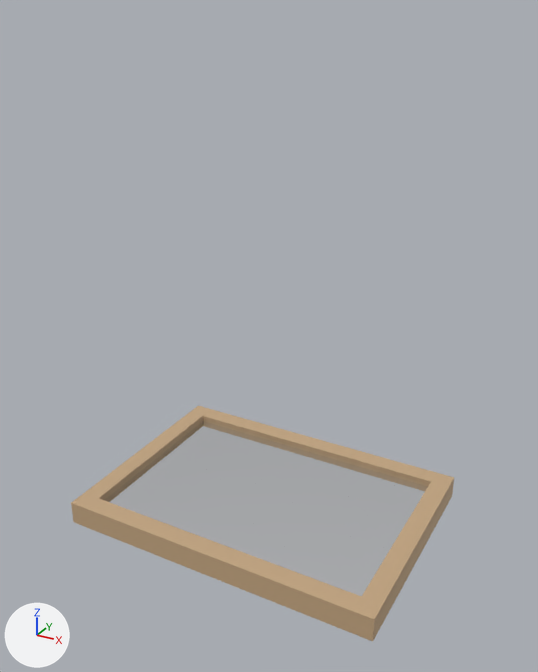
What one commit did to the glTF model assets/physics/plane-mirror/out/plane-mirror.glb.
Both versions are drawn from a 50 mm lens placed at (0.13, -0.235, 0.195), pointed at (0.003, -0.004, 0.08). Every picture has the same lights, and +X, +Y and +Z are marked at lower left. The picture after the commit comes second. Where no turn or scale is listed for an object, it has been applied to the vertices.

Names of what the first picture shows: 'plane-mirror-frame-bottom', 'plane-mirror-frame-left', 'plane-mirror-frame-right', 'plane-mirror-frame-top', 'plane-mirror-surface'.
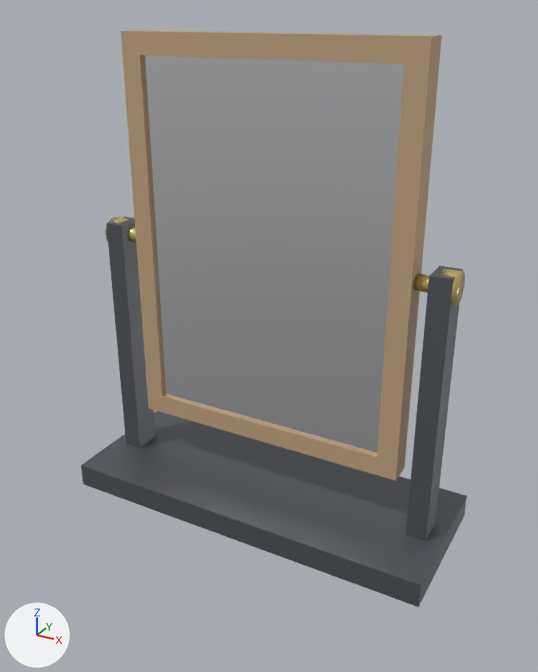
Pixel boxes (x1, y1, x2, y2) of what changed, in the pictures (538 x 672 px):
'plane-mirror-surface', moved, rescaled (19% narrower, 128% taller)
    before: (104, 421, 428, 596)
    after: (142, 55, 404, 455)
'plane-mirror-stand-base', added
    after: (81, 411, 467, 607)
'plane-mirror-frame-right', moved, rescaled (28% narrower, 177% taller)
    before: (362, 482, 449, 626)
    after: (377, 63, 439, 463)
'plane-mirror-frame-bottom', moved, rescaled
    before: (71, 493, 383, 641)
    after: (147, 392, 406, 481)
'plane-mirror-frame-top', moved, rescaled (22% wider, 64% shorter)
    before: (191, 406, 454, 505)
    after: (121, 30, 442, 65)
'plane-mirror-frame-left', moved, rescaled
    before: (85, 412, 203, 500)
    after: (123, 55, 164, 396)
'plane-mirror-support-arm-1', added
    after: (406, 266, 463, 541)
'plane-mirror-support-arm--1', added
    after: (106, 217, 155, 448)
'plane-mirror-knob-1', added (yellow)
    after: (441, 268, 465, 307)
'plane-mirror-pivot-stud-1', added
    after: (413, 273, 429, 293)
'plane-mirror-pivot-stud--1', added (mostly hidden)
    after: (127, 227, 136, 242)
'plane-mirror-knob--1', added
    after: (105, 217, 130, 241)

The change, as a list of edits to the scene's bpy script:
```text
Change ob_plane_mirror_surface:
    ob_plane_mirror_surface.location: (0.0, 0.0, 0.0) -> (0.0, -0.002, 0.11)
    ob_plane_mirror_surface.scale: (0.12, 0.08, 0.004) -> (0.1, 0.003, 0.14)
Change ob_plane_mirror_frame_top:
    ob_plane_mirror_frame_top.location: (0.0, 0.044, 0.0) -> (0.0, 0.0, 0.184)
    ob_plane_mirror_frame_top.scale: (0.136, 0.008, 0.01) -> (0.116, 0.01, 0.008)
Change ob_plane_mirror_frame_bottom:
    ob_plane_mirror_frame_bottom.location: (0.0, -0.044, 0.0) -> (0.0, 0.0, 0.036)
    ob_plane_mirror_frame_bottom.scale: (0.136, 0.008, 0.01) -> (0.116, 0.01, 0.008)
Change ob_plane_mirror_frame_left:
    ob_plane_mirror_frame_left.location: (-0.064, 0.0, 0.0) -> (-0.054, 0.0, 0.11)
    ob_plane_mirror_frame_left.scale: (0.008, 0.08, 0.01) -> (0.008, 0.01, 0.14)
Change ob_plane_mirror_frame_right:
    ob_plane_mirror_frame_right.location: (0.064, 0.0, 0.0) -> (0.054, 0.0, 0.11)
    ob_plane_mirror_frame_right.scale: (0.008, 0.08, 0.01) -> (0.008, 0.01, 0.14)
Add ob_plane_mirror_stand_base:
    ob_plane_mirror_stand_base = bpy.data.objects.new('plane-mirror-stand-base', me_plane_mirror_stand_base)  # a box spanning x -0.078..0.078, y -0.03..0.03, z -0.005..0.005; in mat_stand_cast (grey #6c6f76)
    ob_plane_mirror_stand_base.location = (0.0, 0.0, 0.005)
Add ob_plane_mirror_support_arm_1:
    ob_plane_mirror_support_arm_1 = bpy.data.objects.new('plane-mirror-support-arm-1', me_plane_mirror_support_arm_1)  # a box spanning x -0.004..0.004, y -0.006..0.006, z -0.055..0.055; in mat_stand_cast (grey #6c6f76)
    ob_plane_mirror_support_arm_1.location = (0.068, 0.0, 0.06)
Add ob_plane_mirror_knob_1:
    ob_plane_mirror_knob_1 = bpy.data.objects.new('plane-mirror-knob-1', me_plane_mirror_knob_1)  # a 64-sided cylinder along x spanning x -0.003..0.003, y -0.006..0.006, z -0.006..0.006; in mat_mirror_brass (yellow #efda90)
    ob_plane_mirror_knob_1.location = (0.07, 0.0, 0.11)
Add ob_plane_mirror_pivot_stud_1:
    ob_plane_mirror_pivot_stud_1 = bpy.data.objects.new('plane-mirror-pivot-stud-1', me_plane_mirror_pivot_stud_1)  # a 64-sided cylinder along x spanning x -0.007..0.007, y -0.003..0.003, z -0.003..0.003; in mat_mirror_brass (yellow #efda90)
    ob_plane_mirror_pivot_stud_1.location = (0.064, 0.0, 0.11)
Add ob_plane_mirror_support_arm__1:
    ob_plane_mirror_support_arm__1 = bpy.data.objects.new('plane-mirror-support-arm--1', me_plane_mirror_support_arm_1.copy())
    ob_plane_mirror_support_arm__1.location = (-0.068, 0.0, 0.06)
Add ob_plane_mirror_knob__1:
    ob_plane_mirror_knob__1 = bpy.data.objects.new('plane-mirror-knob--1', me_plane_mirror_knob_1.copy())
    ob_plane_mirror_knob__1.location = (-0.07, 0.0, 0.11)
Add ob_plane_mirror_pivot_stud__1:
    ob_plane_mirror_pivot_stud__1 = bpy.data.objects.new('plane-mirror-pivot-stud--1', me_plane_mirror_pivot_stud_1.copy())
    ob_plane_mirror_pivot_stud__1.location = (-0.064, 0.0, 0.11)
```
